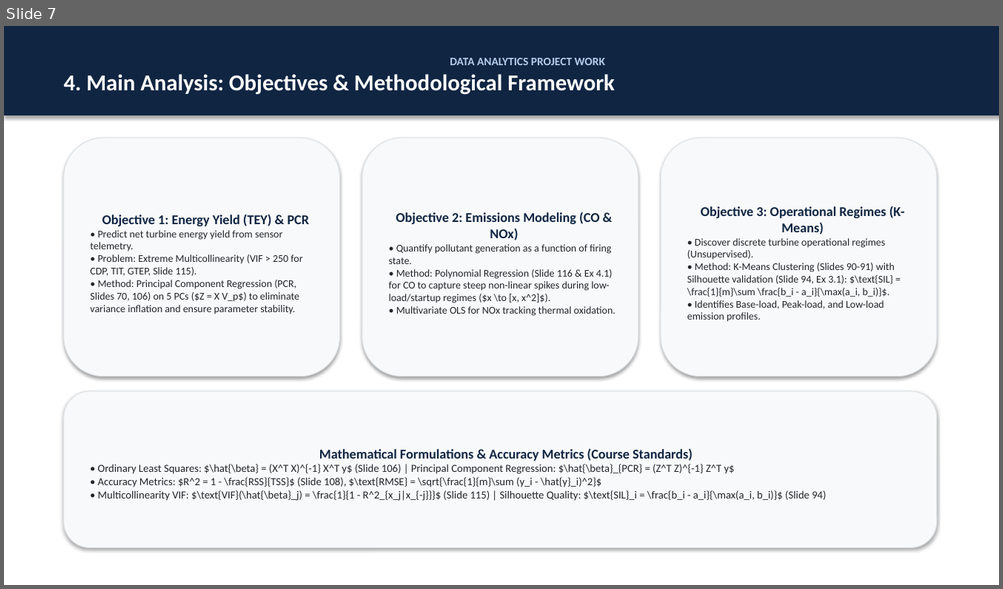
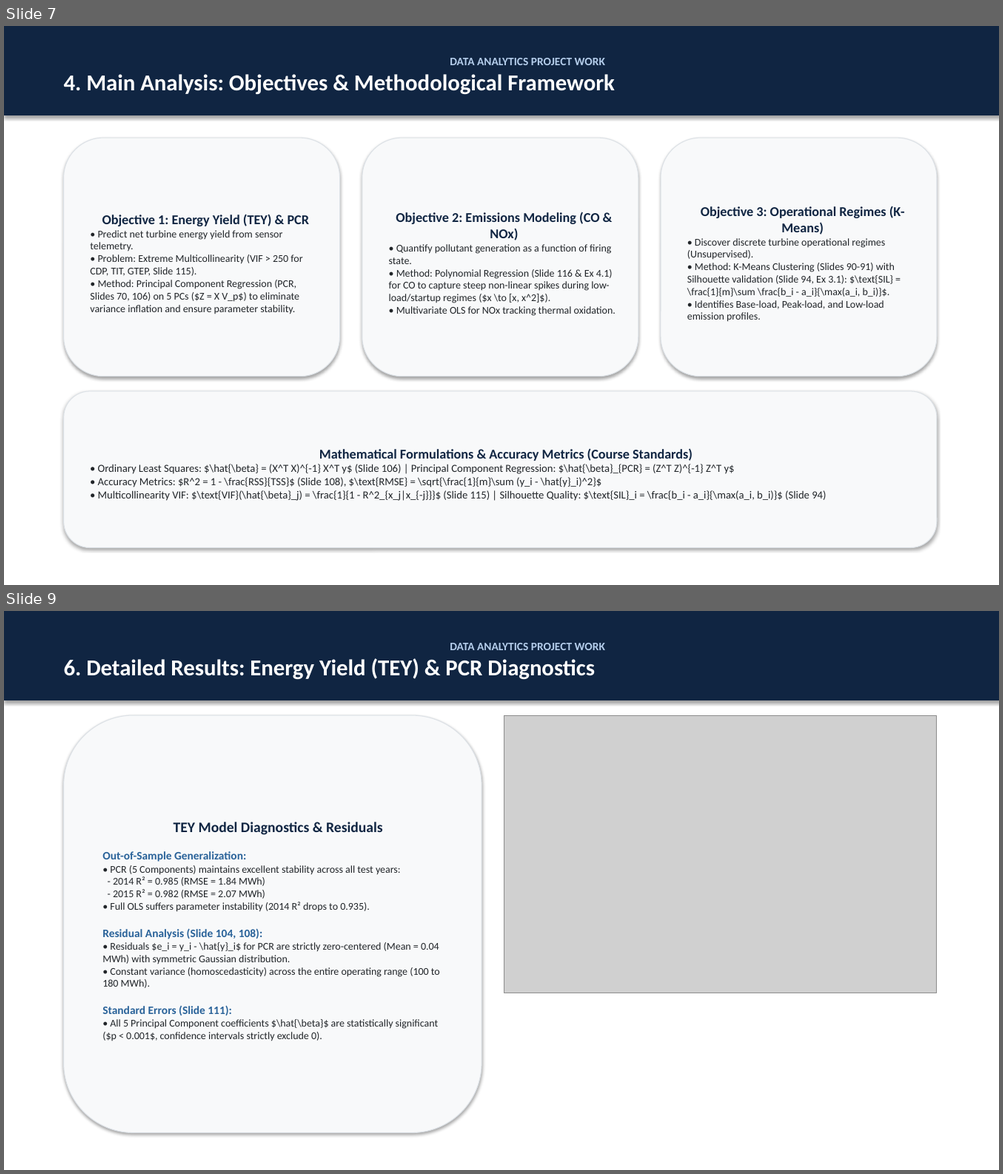
Before and after one commit to guidomariadifiore/DataAnalysisProject, a slide deck: presentation.pptx. Shown one above the other, each under a label of ours: slide 7 before the commit, slides 7 and 9 after it; the slides between them are not shown. The pictures are 1003x589 and 1003x1174 pixels, drawn with LibreOffice and Linux fonts; fonts in the diff are those of the drawing; grey boxes stand for pictures. Boxes give left, top, right and bottom in pixels: in the first picture for what was removed or moved away, otherwise in the second. Text is boxed around its words. In the diff, an @@ line names an element or a change of style, - is before the commit and + after.

```diff
--- a/presentation.pptx
+++ b/presentation.pptx
@@ slide 9 added at (x1=4, y1=611, x2=999, y2=1170), background #FFFFFF @@
@@ rectangle added at (x1=4, y1=611, x2=999, y2=701), fill #102542, outline #102542 0.75 pt, 22 pt, text #FFFFFF, bold @@
+DATA ANALYTICS PROJECT WORK
+6. Detailed Results: Energy Yield (TEY) & PCR Diagnostics
@@ rounded rectangle added at (x1=64, y1=715, x2=481, y2=1133), fill #F8F9FA, outline #DCE1E6 0.75 pt, 10 pt, text #212529 @@
+TEY Model Diagnostics & Residuals
+Out-of-Sample Generalization:
+• PCR (5 Components) maintains excellent stability across all test years:
+- 2014 R² = 0.985 (RMSE = 1.84 MWh)
+- 2015 R² = 0.982 (RMSE = 2.07 MWh)
+• Full OLS suffers parameter instability (2014 R² drops to 0.935).
+Residual Analysis (Slide 104, 108):
+• Residuals $e_i = y_i - \hat{y}_i$ for PCR are strictly zero-centered (Mean = 0.04 MWh) with symmetric Gaussian distribution.
+• Constant variance (homoscedasticity) across the entire operating range (100 to 180 MWh).
+Standard Errors (Slide 111):
+• All 5 Principal Component coefficients $\hat{\beta}$ are statistically significant ($p < 0.001$, confidence intervals strictly exclude 0).
@@ picture added at (x1=504, y1=715, x2=936, y2=994) @@
```
Also in this commit, not shown: 2 other slides added, 9 other files.
